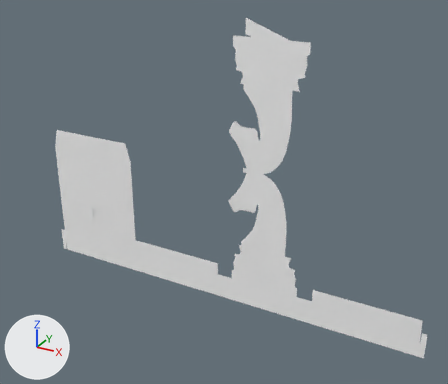
What one commit did to the Blender file models/blend/knight.blend.
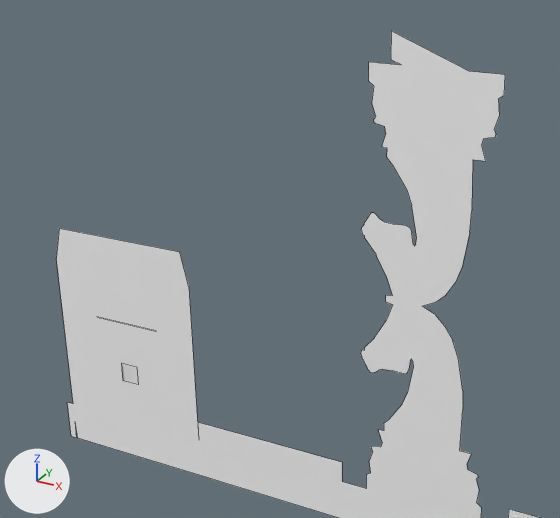
Old and new are each drawn whole from a camera (50 mm lens) standing at (4.27, -9.33, 6.98) and looking at (-0.63, -0.41, 2.53) and again close up on the part from 5% to 76% of the width and 0% to 77% of the height. Arrows for +X, +Y and +Z are at lower left; the lights stay in place. The older version's two pictures come first. The close-ups show mesh edges as thin lines.

In view in the first close-up: 'Knight'.
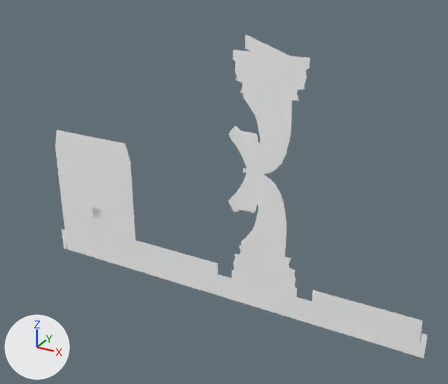
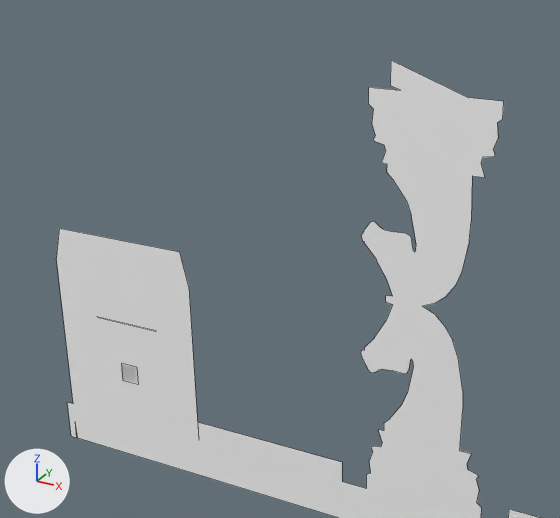
Changed parts and their boxes [x1, y1, x2, y2] in the close-ups (560 x 518 px):
'Knight', reshaped
    before: [57, 31, 539, 518]
    after: [57, 60, 539, 518]

The change, as a diff of the scene's bpy script:
```diff
--- a/models/blend/knight.blend.py
+++ b/models/blend/knight.blend.py
@@ me_メッシュ_035 @@
 # used by ob_knight; location = (0.0, 0.0, 0.0)
-me_メッシュ_035.from_pydata(...)  # 181 vertices, 3 faces, 8 loose edges; spans x -5.1..3.1, y -1.0..0.0, z 0.0..5.52
+me_メッシュ_035.from_pydata(...)  # 181 vertices, 3 faces, 8 loose edges; spans x -5.1..3.1, y -1.0..0.0, z 0.0..5.25
+# me_メッシュ_035 part 1: all 63 vertices in x -0.76..0.7, y 0.0, z 2.89..5.52 are scaled about their middle by (1, 0, 0.9), then moved by (0.0, 0.0, -0.14)
 me_メッシュ_035.materials.append(mat_pasted__pasted__blinn62_001)
```
